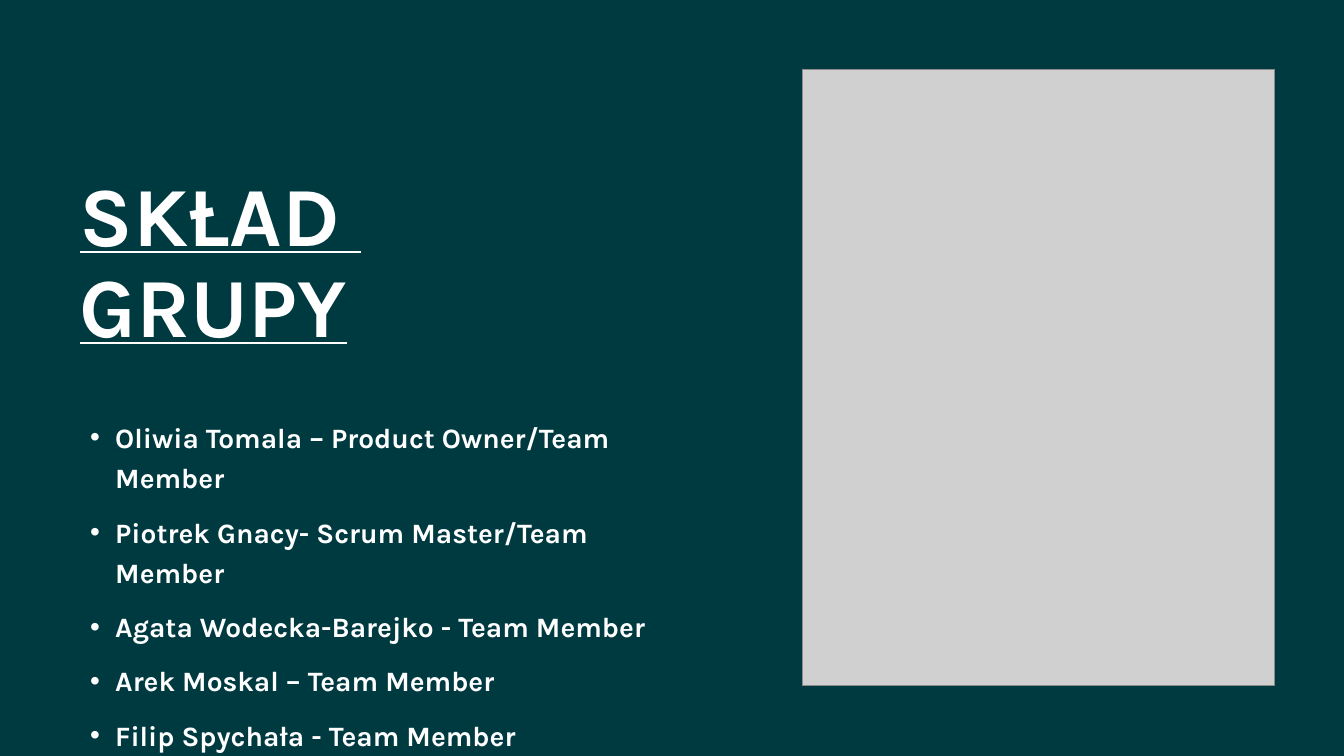
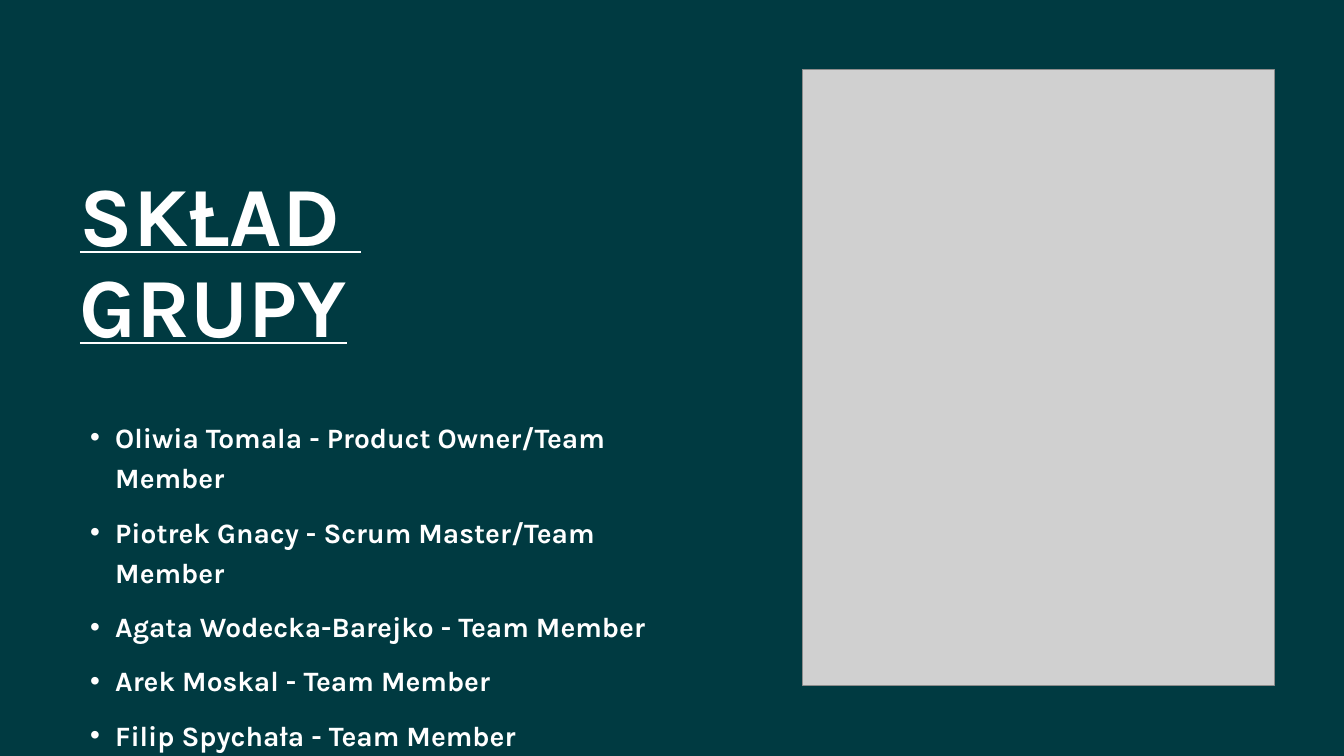
Before and after one commit to fifips/PolitechnikaOpolskaTheZjazd, a slide deck: slide 2 of Prezentacja The Zjazd.pptx. Drawn at 1344x756 pixels with LibreOffice and Linux fonts; fonts in the diff are those of the drawing; grey boxes stand for pictures. Boxes give left, top, right and bottom in pixels: in the first picture for what was removed or moved away, otherwise in the second. Text is boxed around its words. In the diff, an @@ line names an element or a change of style, - is before the commit and + after.

Commit message:
usuniecie zalegajacego textboxa i poprawa myslnikow

```diff
--- a/Prezentacja The Zjazd.pptx
+++ b/Prezentacja The Zjazd.pptx
@@ text at (115, 427, 605, 584): text changed @@
-• Oliwia Tomala – Product Owner/Team Member
-• Piotrek Gnacy- Scrum Master/Team Member
+• Oliwia Tomala - Product Owner/Team Member
+• Piotrek Gnacy - Scrum Master/Team Member
@@ text at (115, 671, 490, 692): text changed @@
-• Arek Moskal – Team Member
+• Arek Moskal - Team Member
```
